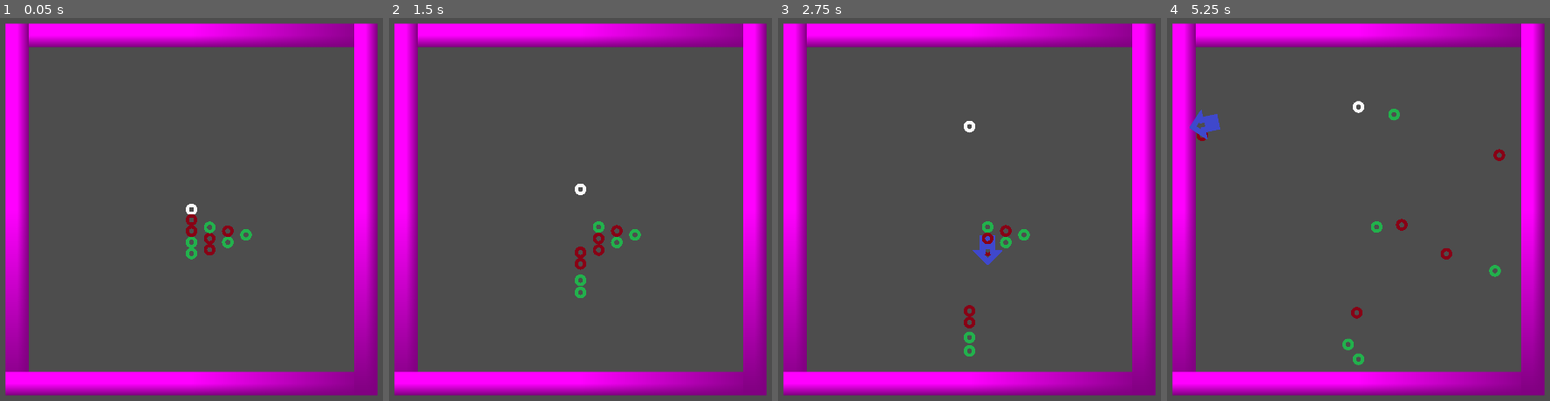
Above: before the commit, frames 1-4 (left to right).
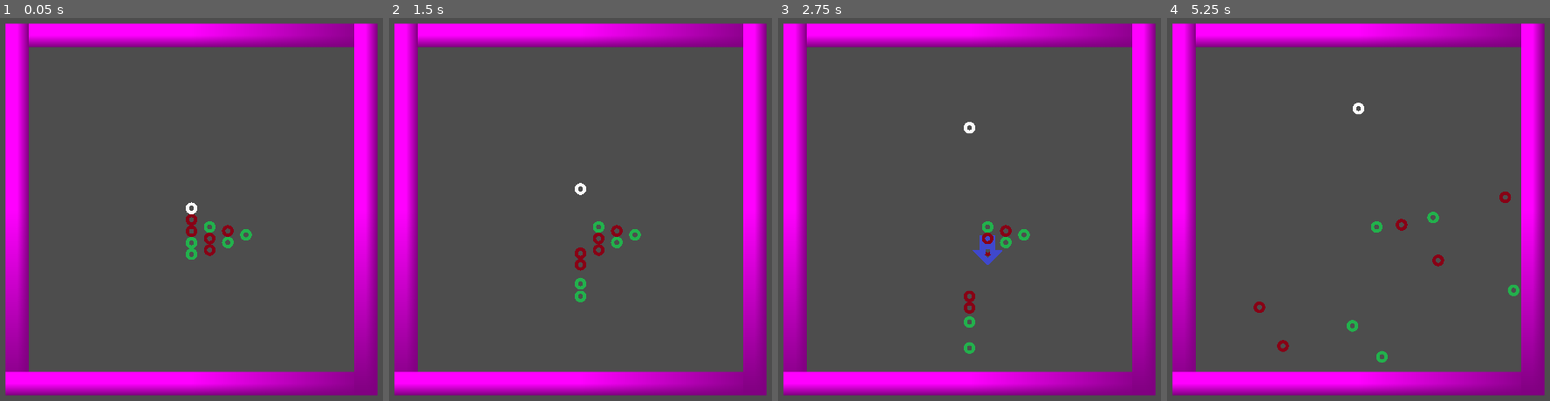
Above: after the commit, the same moments.

Repository: devonbacon/piechenotte
Game: Godot game, scene res://game.tscn
Same seed, same stepped clock (60 frames per second), same inputs: the game is played once before the commit and once after it.
Inputs (mouse positions are in pixels of both pictures, inside the frame that each line leads up to):
- Up to frame 1 (0.05 s): no input
- Up to frame 2 (1.5 s): tap Enter at 0.5 s; move the mouse to (580, 209) at 0.52 s; press the mouse at (580, 209) at 0.53 s; tap Space at 1.25 s; move the mouse to (580, 255) at 1.27 s; release the mouse at (580, 255) at 1.28 s; click (580, 255) at 1.35 s
- Up to frame 3 (2.75 s): tap Enter at 2 s; move the mouse to (988, 251) at 2.02 s; press the mouse at (988, 251) at 2.03 s
- Up to frame 4 (5.25 s): tap Space at 2.75 s; move the mouse to (1358, 335) at 2.77 s; release the mouse at (1358, 335) at 2.78 s; click (1358, 335) at 2.85 s; move the mouse to (1377, 240) at 3.52 s; press the mouse at (1377, 240) at 3.53 s; move the mouse to (1392, 243) at 4.27 s; release the mouse at (1392, 243) at 4.28 s; click (1392, 243) at 4.35 s; move the mouse to (1205, 125) at 5.02 s; press the mouse at (1205, 125) at 5.03 s

The runs differ from the first frame. In frame 1, less than 0.1% of the frame differs, in the area x 48-61%, y 48-64%; in frame 2, 0.2%; in frame 3, 0.4%; in frame 4, 1.3%, in the area x 5-93%, y 21-91%.

Commit message:
feat: Increase physics speed

Diff:
--- a/piechenotte/piece/charge_target.gd
+++ b/piechenotte/piece/charge_target.gd
@@ -16,7 +16,7 @@
 
 	rotation = atan2(direction.y, direction.x)
 
-func set_global_pos(source: Vector2, target: Vector2):
+func set_pos(source: Vector2, target: Vector2):
 	var distance = (target - source).normalized() * clamp(target.distance_to(source), 0, MAX_DISTANCE_PX)
 
 	global_position = source + distance
@@ -24,13 +24,12 @@
 func init(pos: Vector2):
 	source_pos = pos
 	enabled = true
-	do_rotate()
 	show()
 
 
 func _process(_delta) -> void:
 	if enabled and Input.is_action_pressed("click"):
-		set_global_pos(source_pos, get_global_mouse_position())
+		set_pos(source_pos, get_global_mouse_position())
 
 		do_rotate()
 
--- a/piechenotte/piece/piece.gd
+++ b/piechenotte/piece/piece.gd
@@ -20,9 +20,9 @@
 
 func _on_input_event(_viewport: Node, event: InputEvent, _shape_idx: int) -> void:
 	if event.is_action_pressed("click"):
-		$ChargeTarget.init(position)
+		$ChargeTarget.init(global_position)
 
 func _on_charge_target_fire(pos: Vector2) -> void:
-	var distance = pos - position
+	var distance = pos - global_position
 
 	apply_impulse(distance * IMPULSE_SCALE)
--- a/piechenotte/project.godot
+++ b/piechenotte/project.godot
@@ -27,3 +27,7 @@
 "events": [Object(InputEventMouseButton,"resource_local_to_scene":false,"resource_name":"","device":-1,"window_id":0,"a …(256 unchanged characters)…
 ]
 }
+
+[physics]
+
+common/physics_ticks_per_second=120
